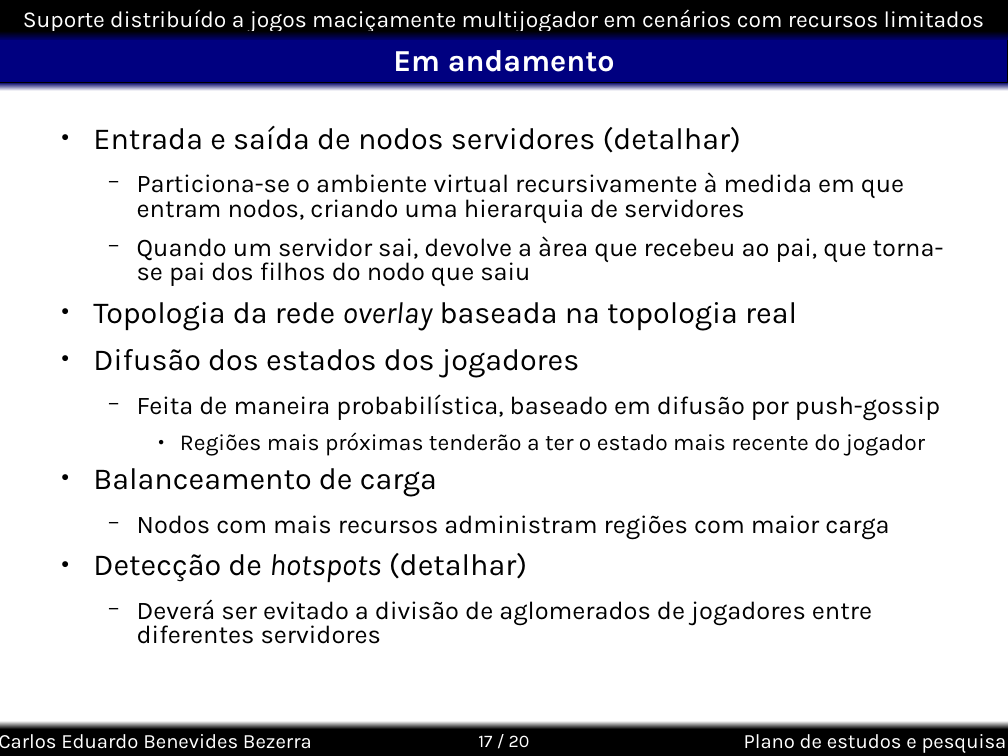
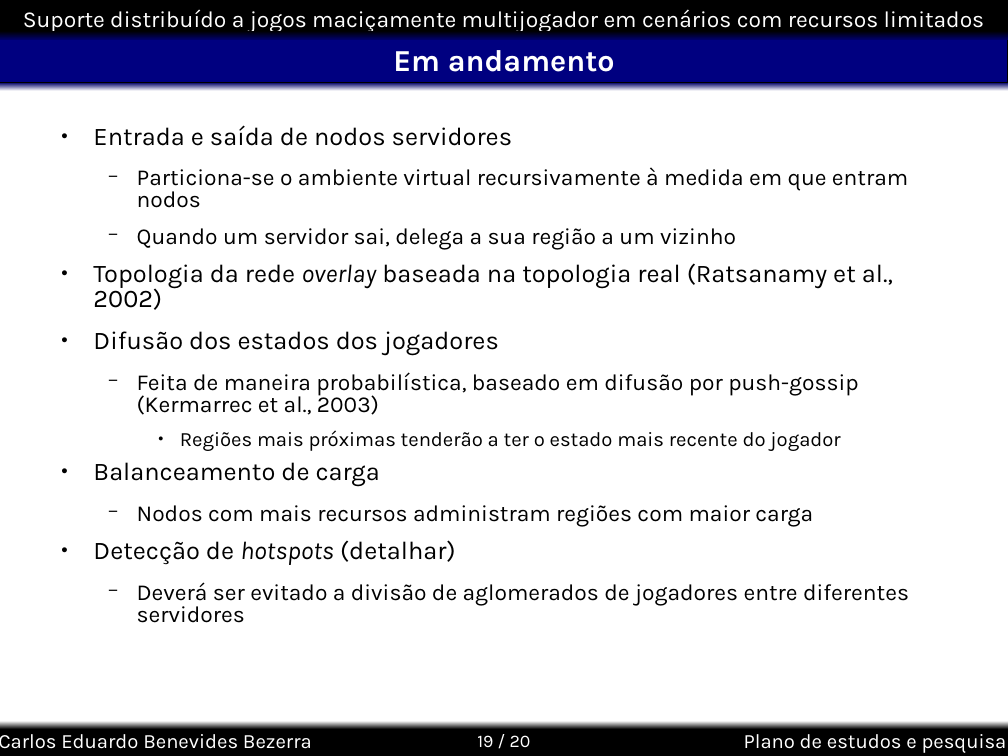
Before and after one commit to kdubezerra/kdubezerra, a slide deck: slide 19 of textos/semac/Semac_Defesa.ppt (slide 17 before the commit). Drawn at 1008x756 pixels with LibreOffice and Linux fonts; fonts in the diff are those of the drawing; background and template pictures are left out. Boxes give left, top, right and bottom in pixels: in the first picture for what was removed or moved away, otherwise in the second. Text is boxed around its words. In the diff, an @@ line names an element or a change of style, - is before the commit and + after.

```diff
--- a/textos/semac/Semac_Defesa.ppt
+++ b/textos/semac/Semac_Defesa.ppt
@@ text at (93,125,908,310): text changed; size 20 to 18 pt @@
-● Entrada e saída de nodos servidores (detalhar)
-  − Particiona-se o ambiente virtual recursivamente à medida em que entram nodos, criando uma hierarquia de servidores
-  − Quando um servidor sai, devolve a àrea que recebeu ao pai, que torna-se pai dos filhos do nodo que saiu
-● Topologia da rede overlay baseada na topologia real
+● Entrada e saída de nodos servidores
+  − Particiona-se o ambiente virtual recursivamente à medida em que entram nodos
+  − Quando um servidor sai, delega a sua região a um vizinho
+● Topologia da rede overlay baseada na topologia real (Ratsanamy et al., 2002)
@@ text at (93,331,909,623): size 24 to 20 pt in "Difusão dos estados dos jogadores", "Balanceamento de carga", "Detecção de hotspots (detalhar)"; size 18 to 16 pt in "Regiões mais próximas tenderão a ter o ..."; size 20 to 18 pt in "Nodos com mais recursos administram regiões com ...", "Deverá ser evitado a divisão de aglomerados ..." @@
@@ text at (137,372,858,415): text changed; size 20 to 18 pt @@
-  − Feita de maneira probabilística, baseado em difusão por push-gossip
+  − Feita de maneira probabilística, baseado em difusão por push-gossip (Kermarrec et al., 2003)
@@ page number at (477,735,531,747): text changed @@
-17 / 20
+19 / 20
```
Also in this commit, not shown: 8 other slides changed, 3 slides added, 1 slide removed.
